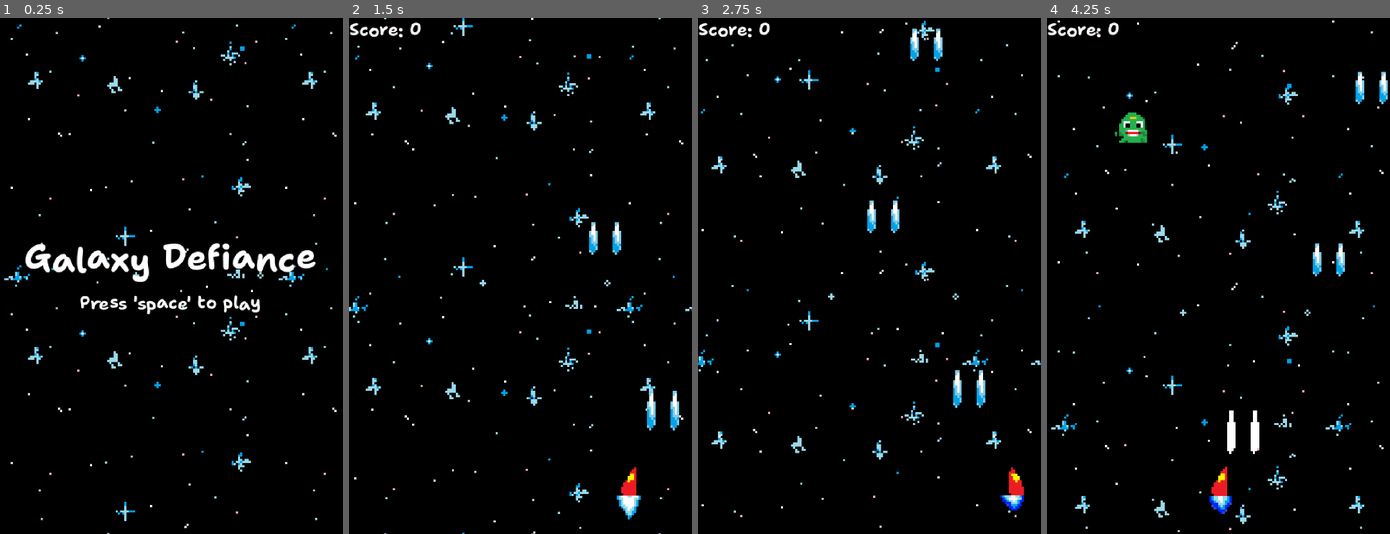
Above: before the commit, frames 1-4 (left to right).
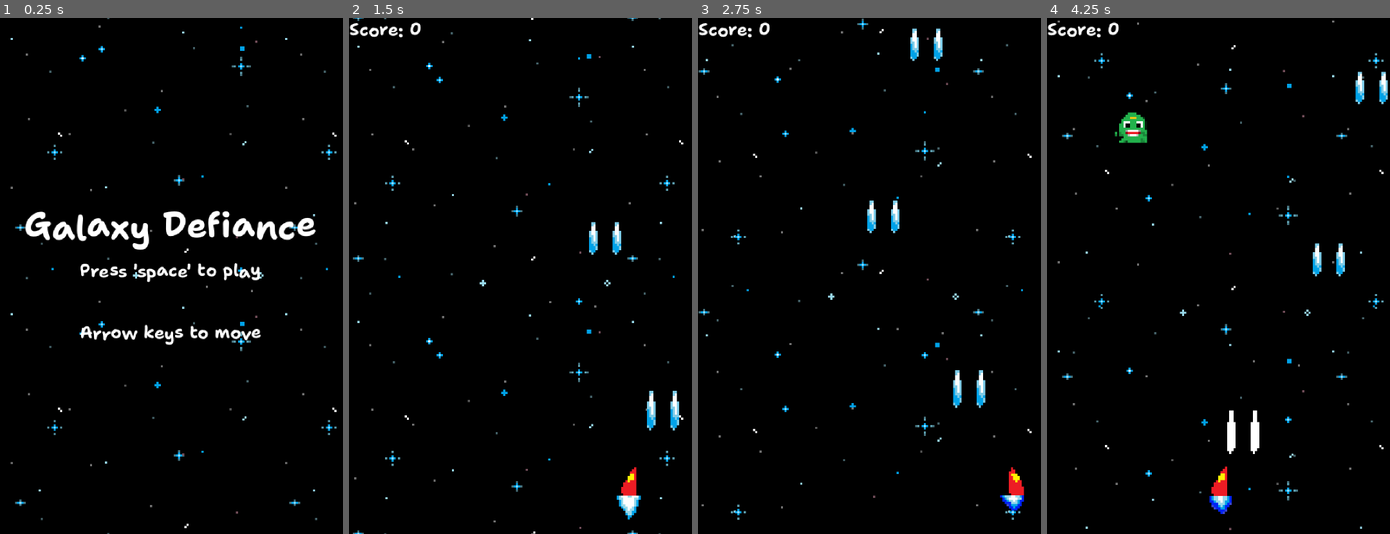
Above: after the commit, the same moments.

Repository: strigoaraneo/galaxy-defiance
Game: Godot game, scene res://menus/menu.tscn
Same seed, same stepped clock (60 frames per second), same inputs: the game is played once before the commit and once after it.
Inputs:
- Up to frame 1 (0.25 s): no input
- Up to frame 2 (1.5 s): tap Space at 0.5 s; hold Right (ui_right) 0.53-1.28 s; tap Enter (ui_accept) at 0.6, 0.77, 1.07, 1.35 s; hold Left (ui_left) from 1.28 s (still down)
- Up to frame 3 (2.75 s): tap Enter (ui_accept) at 1.52, 1.82, 2.1 s; release Left (ui_left) at 2.03 s; hold Right (ui_right) from 2.03 s (still down)
- Up to frame 4 (4.25 s): tap Enter (ui_accept) at 2.85, 3.02, 3.32, 3.6, 3.77, 4.07 s; release Right (ui_right) at 3.53 s; hold Left (ui_left) from 3.53 s (still down)

The runs differ from the first frame. In frame 1, 7.6% of the frame differs, in the area x 1-99%, y 0-100%; in frame 2, 1.7%; in frame 3, 1.7%; in frame 4, 1.7%.

Commit message:
Implement YellowEnemy and update space background Finished part 14 of the series.

Diff:
--- /dev/null
+++ b/components/border_bounce_component.gd
@@ -0,0 +1,20 @@
+class_name BorderBounceComponent
+extends Node
+
+
+@export var margin := 8
+@export var actor: Node2D
+@export var move_component: MoveComponent
+
+var left_border = 0
+var right_border = ProjectSettings.get_setting("display/window/size/viewport_width")
+
+func _process(_delta: float) -> void:
+    # Bounce off the left side of the screen
+    if actor.global_position.x < left_border + margin:
+        actor.global_position.x = left_border + margin
+        # Vector2.RIGHT is the normal for the wall we want to bounce off of.
+        move_component.velocity = move_component.velocity.bounce(Vector2.RIGHT)
+    elif actor.global_position.x > right_border - margin:
+        actor.global_position.x = right_border - margin
+        move_component.velocity = move_component.velocity.bounce(Vector2.LEFT)
--- a/enemies/enemy.gd
+++ b/enemies/enemy.gd
@@ -1,3 +1,5 @@
+class_name Enemy
+
 extends Node2D
 
 @onready var scale_component: ScaleComponent = $ScaleComponent
--- a/enemies/enemy_generator.gd
+++ b/enemies/enemy_generator.gd
@@ -4,14 +4,17 @@
 var screen_width: int = ProjectSettings.get_setting("display/window/size/viewport_width")
 
 @export var green_enemy_scene: PackedScene
+@export var yellow_enemy_scene: PackedScene
 
 @onready var spawner_component: SpawnerComponent = $SpawnerComponent
 @onready var green_enemy_spawn_timer: Timer = $GreenEnemySpawnTimer
+@onready var yellow_enemy_spawn_timer: Timer = $YellowEnemySpawnTimer
 
 
 # Called when the node enters the scene tree for the first time.
 func _ready() -> void:
 	green_enemy_spawn_timer.connect('timeout', handle_spawn.bind(green_enemy_scene, green_enemy_spawn_timer))
+	yellow_enemy_spawn_timer.connect('timeout', handle_spawn.bind(yellow_enemy_scene, yellow_enemy_spawn_timer))
 
 
 func handle_spawn(enemy_scene: PackedScene, timer: Timer) -> void:
--- a/enemies/enemy_generator.tscn
+++ b/enemies/enemy_generator.tscn
@@ -1,12 +1,14 @@
-[gd_scene load_steps=4 format=3 uid="uid://csjyujhloicet"]
+[gd_scene load_steps=5 format=3 uid="uid://csjyujhloicet"]
 
 [ext_resource type="Script" uid="uid://uvh67mohhlt7" path="res://enemies/enemy_generator.gd" id="1_0tced"]
 [ext_resource type="PackedScene" uid="uid://cw7x0wl2kow4l" path="res://enemies/green_enemy.tscn" id="2_8odl4"]
 [ext_resource type="Script" uid="uid://dox54astql0pc" path="res://components/spawner_component.gd" id="2_rj5ow"]
+[ext_resource type="PackedScene" uid="uid://c4qpnu2yosml" path="res://enemies/yellow_enemy.tscn" id="3_m4hnj"]
 
 [node name="EnemyGenerator" type="Node2D"]
 script = ExtResource("1_0tced")
 green_enemy_scene = ExtResource("2_8odl4")
+yellow_enemy_scene = ExtResource("3_m4hnj")
 
 [node name="SpawnerComponent" type="Node2D" parent="."]
 script = ExtResource("2_rj5ow")
@@ -15,3 +17,8 @@
 wait_time = 2.0
 one_shot = true
 autostart = true
+
+[node name="YellowEnemySpawnTimer" type="Timer" parent="."]
+wait_time = 5.0
+one_shot = true
+autostart = true
--- /dev/null
+++ b/enemies/yellow_enemy.gd
@@ -0,0 +1,7 @@
+extends Enemy
+
+@export var horizontal_speed: int = 20
+
+func _ready() -> void:
+    super()
+    move_component.velocity.x = [-horizontal_speed, horizontal_speed].pick_random()
--- /dev/null
+++ b/enemies/yellow_enemy.tscn
@@ -0,0 +1,76 @@
+[gd_scene load_steps=11 format=3 uid="uid://c4qpnu2yosml"]
+
+[ext_resource type="PackedScene" uid="uid://ca1h2qot6tk3t" path="res://enemies/enemy.tscn" id="1_sy5vk"]
+[ext_resource type="Script" uid="uid://rf1wmb8g0sg5" path="res://enemies/yellow_enemy.gd" id="2_fg4df"]
+[ext_resource type="Texture2D" uid="uid://d2qtnbia88dnw" path="res://assets/yellow_enemy.png" id="2_kcw3k"]
+[ext_resource type="Script" uid="uid://bb480swmg7q65" path="res://components/border_bounce_component.gd" id="4_m0yjl"]
+
+[sub_resource type="AtlasTexture" id="AtlasTexture_fg4df"]
+atlas = ExtResource("2_kcw3k")
+region = Rect2(0, 0, 32, 16)
+
+[sub_resource type="AtlasTexture" id="AtlasTexture_m0yjl"]
+atlas = ExtResource("2_kcw3k")
+region = Rect2(32, 0, 32, 16)
+
+[sub_resource type="AtlasTexture" id="AtlasTexture_txmvq"]
+atlas = ExtResource("2_kcw3k")
+region = Rect2(64, 0, 32, 16)
+
+[sub_resource type="SpriteFrames" id="SpriteFrames_n6uvx"]
+animations = [{
+"frames": [{
+"duration": 1.0,
+"texture": SubResource("AtlasTexture_fg4df")
+}, {
+"duration": 1.0,
+"texture": SubResource("AtlasTexture_m0yjl")
+}, {
+"duration": 1.0,
+"texture": SubResource("AtlasTexture_txmvq")
+}],
+"loop": true,
+"name": &"default",
+"speed": 5.0
+}]
+
+[sub_resource type="RectangleShape2D" id="RectangleShape2D_sy5vk"]
+size = Vector2(30, 16)
+
+[sub_resource type="RectangleShape2D" id="RectangleShape2D_kcw3k"]
+size = Vector2(20, 12)
+
+[node name="YellowEnemy" instance=ExtResource("1_sy5vk")]
+script = ExtResource("2_fg4df")
+horizontal_speed = 20
+
+[node name="AnimatedSprite2D" parent="." index="0"]
+sprite_frames = SubResource("SpriteFrames_n6uvx")
+autoplay = "default"
+frame_progress = 0.699359
+
+[node name="MoveComponent" parent="." index="1"]
+velocity = Vector2(0, 10)
+
+[node name="StatsComponent" parent="." index="3"]
+health = 6
+
+[node name="VisibleOnScreenNotifier2D" parent="." index="6"]
+position = Vector2(0, 7.7486e-07)
+scale = Vector2(1.5, 0.8)
+
+[node name="CollisionShape2D" type="CollisionShape2D" parent="HurtboxComponent" index="0"]
+shape = SubResource("RectangleShape2D_sy5vk")
+
+[node name="CollisionShape2D" type="CollisionShape2D" parent="HitboxComponent" index="0"]
+shape = SubResource("RectangleShape2D_kcw3k")
+debug_color = Color(0.998759, 0, 0.1334, 0.42)
+
+[node name="ScoreComponent" parent="." index="12"]
+adjust_amount = 10
+
+[node name="BorderBounceComponent" type="Node" parent="." index="13" node_paths=PackedStringArray("actor", "move_component")]
+script = ExtResource("4_m0yjl")
+actor = NodePath("..")
+move_component = NodePath("../MoveComponent")
+metadata/_custom_type_script = "uid://bb480swmg7q65"
--- a/menus/menu.tscn
+++ b/menus/menu.tscn
@@ -38,3 +38,10 @@
 text = "Press 'space' to play"
 label_settings = ExtResource("3_jayei")
 horizontal_alignment = 1
+
+[node name="InstructionsLabel" type="Label" parent="CenterContainer/VBoxContainer"]
+layout_mode = 2
+text = "
+Arrow keys to move"
+label_settings = ExtResource("3_jayei")
+horizontal_alignment = 1
--- a/world.gd
+++ b/world.gd
@@ -6,6 +6,7 @@
 @onready var score_label: Label = $ScoreLabel
 
 func _ready() -> void:
+	randomize() # Generates a random seed everytime the game runs
 	update_score_label(game_stats.score)
 	game_stats.score_changed.connect(update_score_label)
 
--- a/world.tscn
+++ b/world.tscn
@@ -11,6 +11,12 @@
 script = ExtResource("1_aqk2v")
 game_stats = ExtResource("2_dwbse")
 
+[node name="ScoreLabel" type="Label" parent="."]
+offset_right = 28.0
+offset_bottom = 12.0
+text = "Score: "
+label_settings = ExtResource("5_036b0")
+
 [node name="Ship" parent="." instance=ExtResource("1_xc17h")]
 position = Vector2(80, 216)
 
@@ -18,9 +24,3 @@
 player_ship = NodePath("../Ship")
 
 [node name="EnemyGenerator" parent="." instance=ExtResource("3_ktlip")]
-
-[node name="ScoreLabel" type="Label" parent="."]
-offset_right = 28.0
-offset_bottom = 12.0
-text = "Score: "
-label_settings = ExtResource("5_036b0")
Binary file changed: assets/close_stars.png
Binary file changed: assets/far_stars.png
Binary file added: assets/yellow_enemy.png
Not shown, added: assets/yellow_enemy.png.import
Not shown, added: components/border_bounce_component.gd.uid
Not shown, added: enemies/yellow_enemy.gd.uid
Not shown, changed: .gitignore
Not shown, added: assets/close_stars.kra
Not shown, added: assets/far_stars.kra
Not shown, added: assets/yellow_enemy.kra
